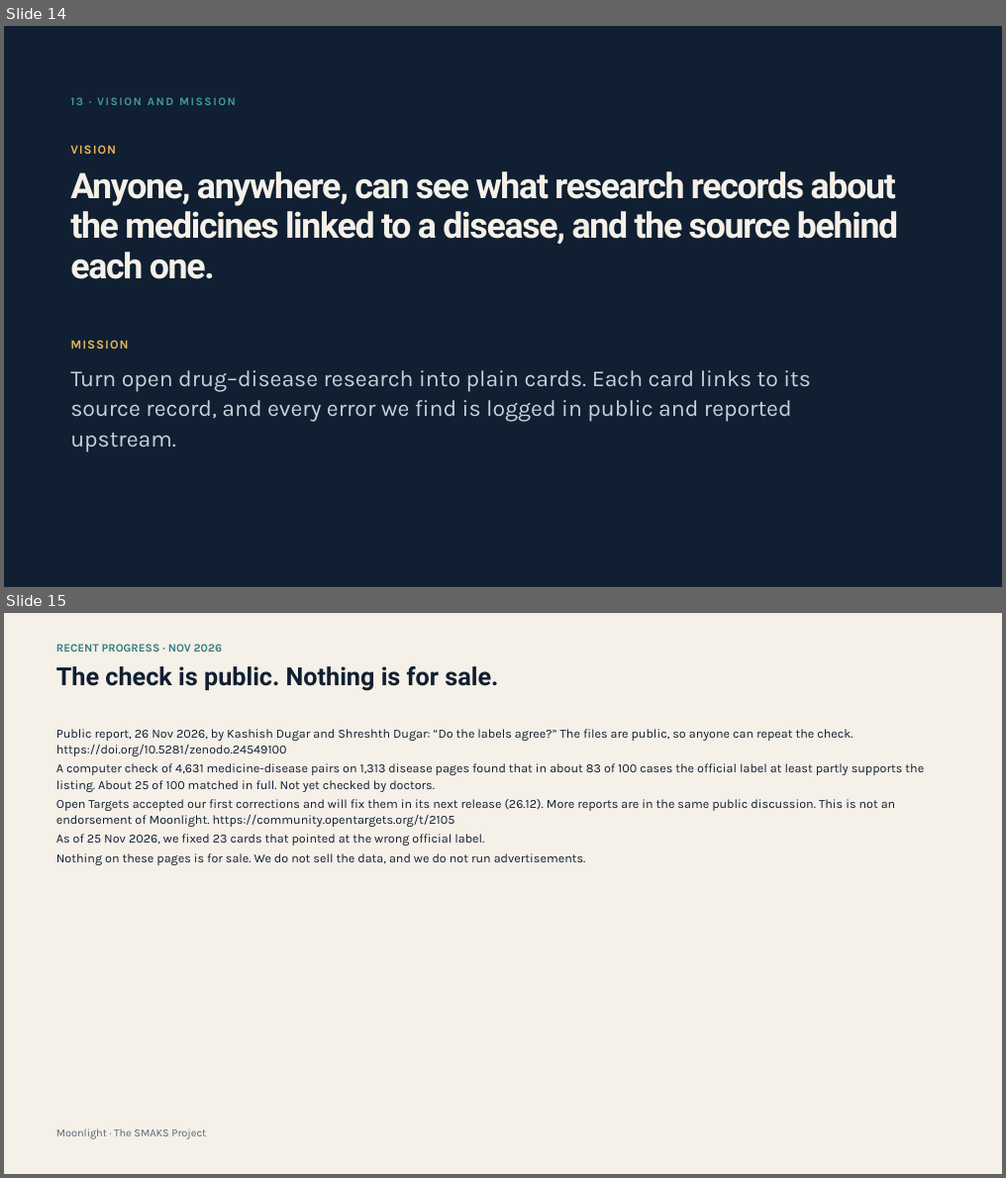
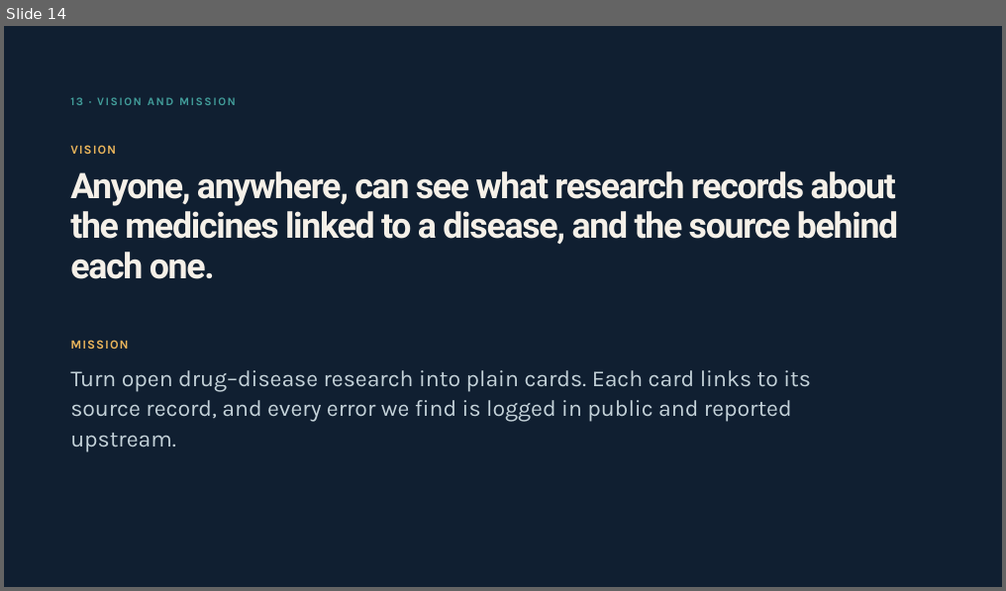
Before and after one commit to Moonlight-Clues/moonlight, a slide deck: docs/pitch/moonlight-deck-funders-19nov.pptx. Shown one above the other, each under a label of ours: slides 14 and 15 before the commit, slide 14 after it. The pictures are 1006x1178 and 1006x591 pixels, drawn with LibreOffice and Linux fonts; fonts in the diff are those of the drawing. Boxes give left, top, right and bottom in pixels: in the first picture for what was removed or moved away, otherwise in the second. Text is boxed around its words. In the diff, an @@ line names an element or a change of style, - is before the commit and + after.

```diff
--- a/docs/pitch/moonlight-deck-funders-19nov.pptx
+++ b/docs/pitch/moonlight-deck-funders-19nov.pptx
@@ slide 15 removed at (x1=4, y1=613, x2=1002, y2=1174), background #F5F0E8 @@
@@ text removed at (x1=56, y1=644, x2=222, y2=652) @@
-RECENT PROGRESS · NOV 2026
@@ text removed at (x1=56, y1=666, x2=498, y2=691) @@
-The check is public. Nothing is for sale.
@@ text removed at (x1=56, y1=729, x2=924, y2=865) @@
-Public report, 26 Nov 2026, by Kashish Dugar and Shreshth Dugar: “Do the labels agree?” The files are public, so anyone can repeat the check. https://doi.org/10.5281/zenodo.24549100
-A computer check of 4,631 medicine-disease pairs on 1,313 disease pages found that in about 83 of 100 cases the official label at least partly supports the listing. About 25 of 100 matched in full. Not yet checked by doctors.
-Open Targets accepted our first corrections and will fix them in its next release (26.12). More reports are in the same public discussion. This is not an endorsement of Moonlight. https://community.opentargets.org/t/2105
-As of 25 Nov 2026, we fixed 23 cards that pointed at the wrong official label.
-Nothing on these pages is for sale. We do not sell the data, and we do not run advertisements.
@@ text removed at (x1=56, y1=1129, x2=206, y2=1140) @@
-Moonlight · The SMAKS Project
```
Also in this commit, not shown: 7 slides changed, 1 other file.
